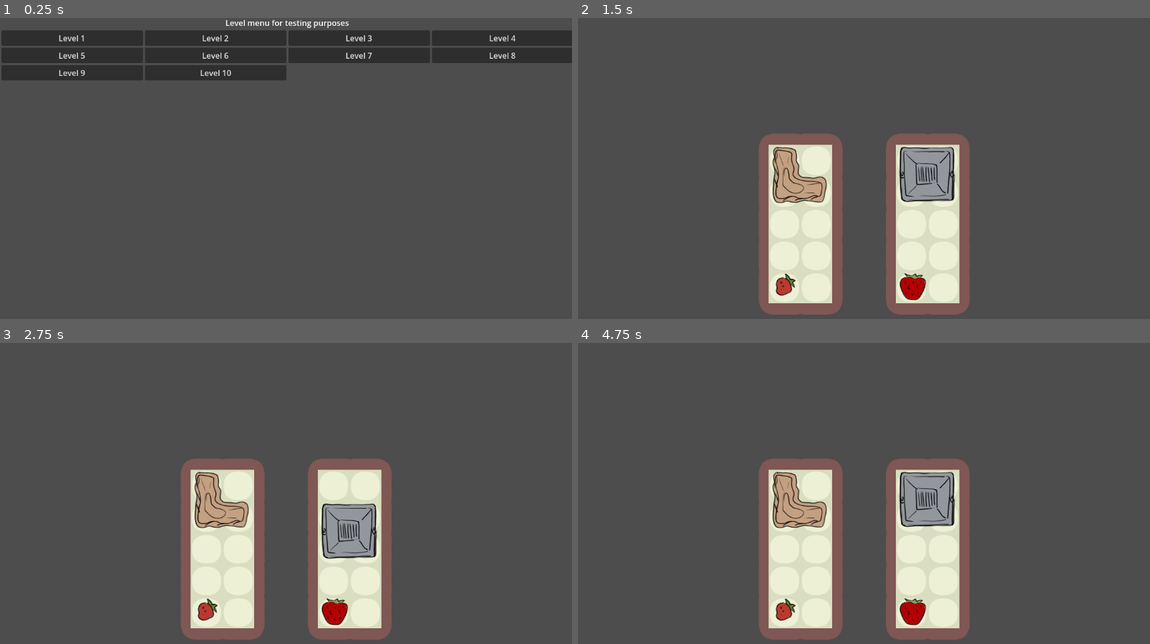
Above: before the commit, frames 1-4 (two rows, left to right).
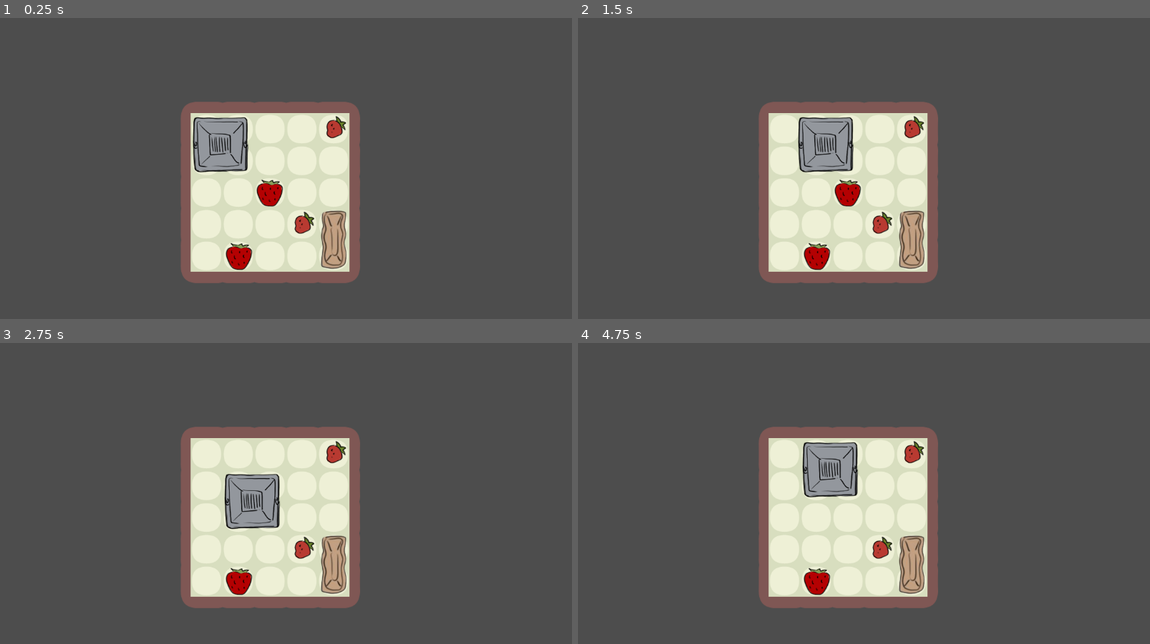
Above: after the commit, the same moments.

Repository: DrSkyrim/learning-game-development
Game: Godot game, scene res://Scenes/levels/level_5.tscn
Same seed, same stepped clock (60 frames per second), same inputs: the game is played once before the commit and once after it. This scene is started directly instead of the project's main scene.
Inputs (mouse positions are in pixels of both pictures, inside the frame that each line leads up to):
- Up to frame 1 (0.25 s): no input
- Up to frame 2 (1.5 s): click (652, 39) at 0.5 s, where only the run before the commit has a clickable "Level 1"; tap Enter at 1.25 s; hold D (move_right) from 1.28 s (still down)
- Up to frame 3 (2.75 s): tap Space at 2 s; release D (move_right) at 2.03 s; hold S (move_down) from 2.03 s (still down)
- Up to frame 4 (4.75 s): tap Enter at 2.75, 4.25 s; release S (move_down) at 2.78 s; hold D (move_right) 2.78-3.53 s; tap Space at 3.5 s; hold W (move_up) 3.53-4.28 s; hold A (move_left) from 4.28 s (still down)

The runs differ from the first frame. In frame 1, 31% of the frame differs, in the area x 0-100%, y 0-89%; in frame 2, 20%; in frame 3, 20%; in frame 4, 20%.

Commit message:
Fixed level select an Organic I shaped basket

Diff:
--- a/learning-game-development/Scenes/items/basket_organic_i_shape.tscn
+++ b/learning-game-development/Scenes/items/basket_organic_i_shape.tscn
@@ -21,7 +21,8 @@
 [sub_resource type="RectangleShape2D" id="RectangleShape2D_vxemp"]
 size = Vector2(52, 119)
 
-[node name="item_base" unique_id=1284372011 instance=ExtResource("1_85nbm")]
+[node name="basket_organic_i_shape" instance=ExtResource("1_85nbm")]
+type = 2
 
 [node name="AnimatedSprite2D" parent="." index="0"]
 sprite_frames = SubResource("SpriteFrames_8w061")
--- a/learning-game-development/Scenes/levels/level_1.tscn
+++ b/learning-game-development/Scenes/levels/level_1.tscn
@@ -6,27 +6,27 @@
 [ext_resource type="PackedScene" uid="uid://ip0lqpb78yul" path="res://Scenes/items/strawb_gmo.tscn" id="4_qek6e"]
 [ext_resource type="PackedScene" uid="uid://brrrgckqfp8i0" path="res://Scenes/items/strawb_non_gmo.tscn" id="5_tlryv"]
 
-[node name="Level_1" unique_id=1051066682 instance=ExtResource("1_mkwgf")]
+[node name="Level_1" instance=ExtResource("1_mkwgf")]
 
 [node name="TileMapLayer" parent="." index="0"]
 tile_map_data = PackedByteArray("AAAGAAgAAAABAAEAAAAHAAgAAAABAAEAAAAIAAgAAAAFAAEAAAAGAAcAAAABAAEAAAAGAAYAAAABAAEAAAAGAA …(816 unchanged characters)…
 
-[node name="basket_gmo_big" parent="." index="1" unique_id=1645790694 groups=["items"] instance=ExtResource("2_0lml3")]
+[node name="basket_gmo_big" parent="." index="1" groups=["items"] instance=ExtResource("2_0lml3")]
 position = Vector2(704, 314)
 
-[node name="strawb_gmo" parent="." index="2" unique_id=1048489715 groups=["items"] instance=ExtResource("4_qek6e")]
+[node name="strawb_gmo" parent="." index="2" groups=["items"] instance=ExtResource("4_qek6e")]
 position = Vector2(673, 543)
 
-[node name="Strawb_non_Gmo" parent="." index="3" unique_id=227326472 groups=["items"] instance=ExtResource("5_tlryv")]
+[node name="Strawb_non_Gmo" parent="." index="3" groups=["items"] instance=ExtResource("5_tlryv")]
 position = Vector2(415, 538)
 
-[node name="strawb_gmo2" parent="." index="4" unique_id=327399412 instance=ExtResource("4_qek6e")]
+[node name="strawb_gmo2" parent="." index="4" groups=["items"] instance=ExtResource("4_qek6e")]
 visible = false
 position = Vector2(543, 353)
 
-[node name="Strawb_non_Gmo3" parent="." index="5" unique_id=1359414776 instance=ExtResource("5_tlryv")]
+[node name="Strawb_non_Gmo3" parent="." index="5" groups=["items"] instance=ExtResource("5_tlryv")]
 visible = false
 position = Vector2(418, 477)
 
-[node name="Basket_Organic_L_Shape" parent="." index="6" unique_id=1161247222 instance=ExtResource("3_qyddi")]
+[node name="Basket_Organic_L_Shape" parent="." index="6" groups=["items"] instance=ExtResource("3_qyddi")]
 position = Vector2(449, 315)
--- a/learning-game-development/Scenes/levels/level_2.tscn
+++ b/learning-game-development/Scenes/levels/level_2.tscn
@@ -6,25 +6,25 @@
 [ext_resource type="PackedScene" uid="uid://dqd6xdm3vvgqj" path="res://Scenes/items/basket_gmo_big.tscn" id="5_8j7el"]
 [ext_resource type="PackedScene" uid="uid://cgxixecylyq7" path="res://Scenes/items/basket_organic_l_shape.tscn" id="5_peptx"]
 
-[node name="level_2" unique_id=141087206 instance=ExtResource("1_tjgfl")]
+[node name="level_2" instance=ExtResource("1_tjgfl")]
 
 [node name="TileMapLayer" parent="." index="0"]
 tile_map_data = PackedByteArray("AAAFAAQAAAADAAEAAAAGAAQAAAABAAEAAAAKAAQAAAAFAAEAAAAHAAQAAAABAAEAAAAIAAQAAAABAAEAAAAJAA …(592 unchanged characters)…
 
-[node name="basket_gmo_big" parent="." index="1" unique_id=1807160052 instance=ExtResource("5_8j7el")]
+[node name="basket_gmo_big" parent="." index="1" groups=["items"] instance=ExtResource("5_8j7el")]
 position = Vector2(578, 446)
 
-[node name="Strawb_non_Gmo" parent="." index="2" unique_id=1307258246 instance=ExtResource("4_rsv82")]
+[node name="Strawb_non_Gmo" parent="." index="2" groups=["items"] instance=ExtResource("4_rsv82")]
 position = Vector2(418, 477)
 
-[node name="Strawb_non_Gmo2" parent="." index="3" unique_id=543409046 instance=ExtResource("4_rsv82")]
+[node name="Strawb_non_Gmo2" parent="." index="3" groups=["items"] instance=ExtResource("4_rsv82")]
 position = Vector2(481, 412)
 
-[node name="strawb_gmo" parent="." index="4" unique_id=663745261 instance=ExtResource("2_u4prk")]
+[node name="strawb_gmo" parent="." index="4" groups=["items"] instance=ExtResource("2_u4prk")]
 position = Vector2(543, 290)
 
-[node name="strawb_gmo2" parent="." index="5" unique_id=1818804402 instance=ExtResource("2_u4prk")]
+[node name="strawb_gmo2" parent="." index="5" groups=["items"] instance=ExtResource("2_u4prk")]
 position = Vector2(608, 226)
 
-[node name="Basket_Organic_L_Shape" parent="." index="6" unique_id=730009735 instance=ExtResource("5_peptx")]
+[node name="Basket_Organic_L_Shape" parent="." index="6" groups=["items"] instance=ExtResource("5_peptx")]
 position = Vector2(450, 257)
--- a/learning-game-development/Scenes/levels/level_3.tscn
+++ b/learning-game-development/Scenes/levels/level_3.tscn
@@ -6,25 +6,25 @@
 [ext_resource type="PackedScene" uid="uid://ip0lqpb78yul" path="res://Scenes/items/strawb_gmo.tscn" id="3_x6hu1"]
 [ext_resource type="PackedScene" uid="uid://cu32qy1kp24x1" path="res://Scenes/items/basket_organic_l_shape2.tscn" id="5_1dosi"]
 
-[node name="level_3" unique_id=523860950 instance=ExtResource("1_jw3cj")]
+[node name="level_3" instance=ExtResource("1_jw3cj")]
 
 [node name="TileMapLayer" parent="." index="0"]
 tile_map_data = PackedByteArray("AAAFAAIAAAADAAAAAAAGAAIAAAAEAAAAAAAHAAIAAAAEAAAAAAAIAAIAAAAEAAAAAAAJAAIAAAAEAAAAAAAKAA …(592 unchanged characters)…
 
-[node name="Strawb_non_Gmo" parent="." index="1" unique_id=383079510 instance=ExtResource("3_1dosi")]
+[node name="Strawb_non_Gmo" parent="." index="1" groups=["items"] instance=ExtResource("3_1dosi")]
 position = Vector2(418, 413)
 
-[node name="Strawb_non_Gmo2" parent="." index="2" unique_id=644852065 instance=ExtResource("3_1dosi")]
+[node name="Strawb_non_Gmo2" parent="." index="2" groups=["items"] instance=ExtResource("3_1dosi")]
 position = Vector2(416, 347)
 
-[node name="strawb_gmo" parent="." index="3" unique_id=1978757235 instance=ExtResource("3_x6hu1")]
+[node name="strawb_gmo" parent="." index="3" groups=["items"] instance=ExtResource("3_x6hu1")]
 position = Vector2(607, 225)
 
-[node name="Basket_Organic_L_Shape" parent="." index="4" unique_id=183622488 instance=ExtResource("5_1dosi")]
+[node name="Basket_Organic_L_Shape" parent="." index="4" groups=["items"] instance=ExtResource("5_1dosi")]
 position = Vector2(578, 452)
 
-[node name="basket_gmo_big" parent="." index="5" unique_id=42169447 instance=ExtResource("2_f852d")]
+[node name="basket_gmo_big" parent="." index="5" groups=["items"] instance=ExtResource("2_f852d")]
 position = Vector2(448, 252)
 
-[node name="strawb_gmo2" parent="." index="6" unique_id=1111208915 instance=ExtResource("3_x6hu1")]
+[node name="strawb_gmo2" parent="." index="6" groups=["items"] instance=ExtResource("3_x6hu1")]
 position = Vector2(541, 288)
--- a/learning-game-development/Scenes/levels/level_4.tscn
+++ b/learning-game-development/Scenes/levels/level_4.tscn
@@ -6,25 +6,25 @@
 [ext_resource type="PackedScene" uid="uid://brrrgckqfp8i0" path="res://Scenes/items/strawb_non_gmo.tscn" id="4_atycn"]
 [ext_resource type="PackedScene" uid="uid://cgxixecylyq7" path="res://Scenes/items/basket_organic_l_shape.tscn" id="5_njctx"]
 
-[node name="level_4" unique_id=443813976 instance=ExtResource("1_cn7ie")]
+[node name="level_4" instance=ExtResource("1_cn7ie")]
 
 [node name="TileMapLayer" parent="." index="0"]
 tile_map_data = PackedByteArray("AAAFAAIAAAADAAAAAAAFAAQAAAADAAEAAAAFAAUAAAADAAEAAAAFAAMAAAADAAEAAAAFAAYAAAADAAEAAAAFAA …(592 unchanged characters)…
 
-[node name="strawb_gmo" parent="." index="1" unique_id=926199071 instance=ExtResource("3_qmkwd")]
+[node name="strawb_gmo" parent="." index="1" groups=["items"] instance=ExtResource("3_qmkwd")]
 position = Vector2(606, 225)
 
-[node name="strawb_gmo2" parent="." index="2" unique_id=1013818425 instance=ExtResource("3_qmkwd")]
+[node name="strawb_gmo2" parent="." index="2" groups=["items"] instance=ExtResource("3_qmkwd")]
 position = Vector2(607, 290)
 
-[node name="basket_gmo_big" parent="." index="3" unique_id=1405351193 instance=ExtResource("2_3l0ff")]
+[node name="basket_gmo_big" parent="." index="3" groups=["items"] instance=ExtResource("2_3l0ff")]
 position = Vector2(514, 449)
 
-[node name="Basket_Organic_L_Shape" parent="." index="4" unique_id=104399391 instance=ExtResource("5_njctx")]
+[node name="Basket_Organic_L_Shape" parent="." index="4" groups=["items"] instance=ExtResource("5_njctx")]
 position = Vector2(514, 321)
 
-[node name="Strawb_non_Gmo" parent="." index="5" unique_id=47082397 instance=ExtResource("4_atycn")]
+[node name="Strawb_non_Gmo" parent="." index="5" groups=["items"] instance=ExtResource("4_atycn")]
 position = Vector2(418, 477)
 
-[node name="Strawb_non_Gmo2" parent="." index="6" unique_id=1847205220 instance=ExtResource("4_atycn")]
+[node name="Strawb_non_Gmo2" parent="." index="6" groups=["items"] instance=ExtResource("4_atycn")]
 position = Vector2(417, 412)
--- a/learning-game-development/Scenes/levels/level_5.tscn
+++ b/learning-game-development/Scenes/levels/level_5.tscn
@@ -6,25 +6,25 @@
 [ext_resource type="PackedScene" uid="uid://ip0lqpb78yul" path="res://Scenes/items/strawb_gmo.tscn" id="3_5jepf"]
 [ext_resource type="PackedScene" uid="uid://brrrgckqfp8i0" path="res://Scenes/items/strawb_non_gmo.tscn" id="4_jm0al"]
 
-[node name="level_5" unique_id=459197721 instance=ExtResource("1_p3t8o")]
+[node name="level_5" instance=ExtResource("1_p3t8o")]
 
 [node name="TileMapLayer" parent="." index="0"]
 tile_map_data = PackedByteArray("AAAFAAIAAAADAAAAAAAGAAIAAAAEAAAAAAAHAAIAAAAEAAAAAAAIAAIAAAAEAAAAAAAJAAIAAAAEAAAAAAAKAA …(704 unchanged characters)…
 
-[node name="item_base" parent="." index="1" unique_id=1284372011 instance=ExtResource("2_npvip")]
+[node name="item_base" parent="." index="1" groups=["items"] instance=ExtResource("2_npvip")]
 position = Vector2(672, 448)
 
-[node name="basket_gmo_big" parent="." index="2" unique_id=1094910982 instance=ExtResource("2_7cdtw")]
+[node name="basket_gmo_big" parent="." index="2" groups=["items"] instance=ExtResource("2_7cdtw")]
 position = Vector2(445, 254)
 
-[node name="Strawb_non_Gmo" parent="." index="3" unique_id=2097549429 instance=ExtResource("4_jm0al")]
+[node name="Strawb_non_Gmo" parent="." index="3" groups=["items"] instance=ExtResource("4_jm0al")]
 position = Vector2(674, 220)
 
-[node name="Strawb_non_Gmo2" parent="." index="4" unique_id=286085124 instance=ExtResource("4_jm0al")]
+[node name="Strawb_non_Gmo2" parent="." index="4" groups=["items"] instance=ExtResource("4_jm0al")]
 position = Vector2(610, 413)
 
-[node name="strawb_gmo" parent="." index="5" unique_id=210057733 instance=ExtResource("3_5jepf")]
+[node name="strawb_gmo" parent="." index="5" groups=["items"] instance=ExtResource("3_5jepf")]
 position = Vector2(480, 482)
 
-[node name="strawb_gmo2" parent="." index="6" unique_id=1092143956 instance=ExtResource("3_5jepf")]
+[node name="strawb_gmo2" parent="." index="6" groups=["items"] instance=ExtResource("3_5jepf")]
 position = Vector2(542, 354)
--- a/learning-game-development/project.godot
+++ b/learning-game-development/project.godot
@@ -16,8 +16,12 @@
 
 config/name="learning-game-development"
 run/main_scene="uid://bbla1qeq7ag55"
-config/features=PackedStringArray("4.6", "Forward Plus")
+config/features=PackedStringArray("4.5", "Forward Plus")
 config/icon="res://icon.svg"
+
+[global_group]
+
+items=""
 
 [input]
 
Not shown: 1 places in learning-game-development/Scenes/items/basket_organic_i_shape.tscn that only renumber resources
Not shown: 1 places in learning-game-development/Scenes/levels/level_1.tscn that only renumber resources
Not shown: 1 places in learning-game-development/Scenes/levels/level_2.tscn that only renumber resources
Not shown: 1 places in learning-game-development/Scenes/levels/level_3.tscn that only renumber resources
Not shown: 1 places in learning-game-development/Scenes/levels/level_4.tscn that only renumber resources
Not shown: 1 places in learning-game-development/Scenes/levels/level_5.tscn that only renumber resources
